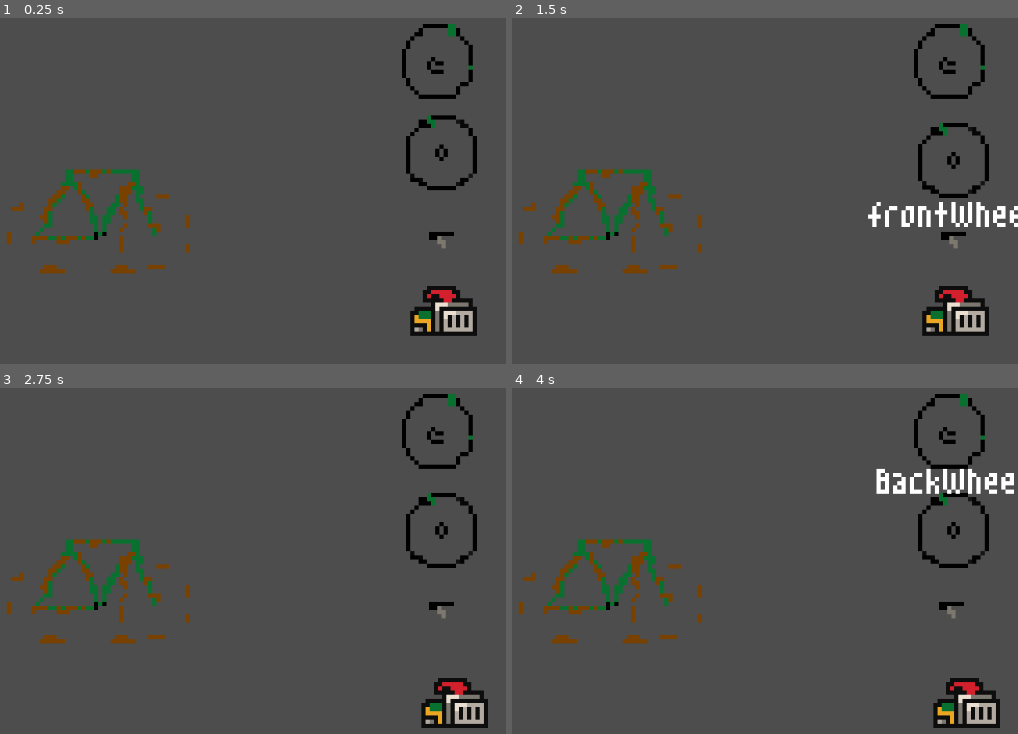
Above: before the commit, frames 1-4 (two rows, left to right).
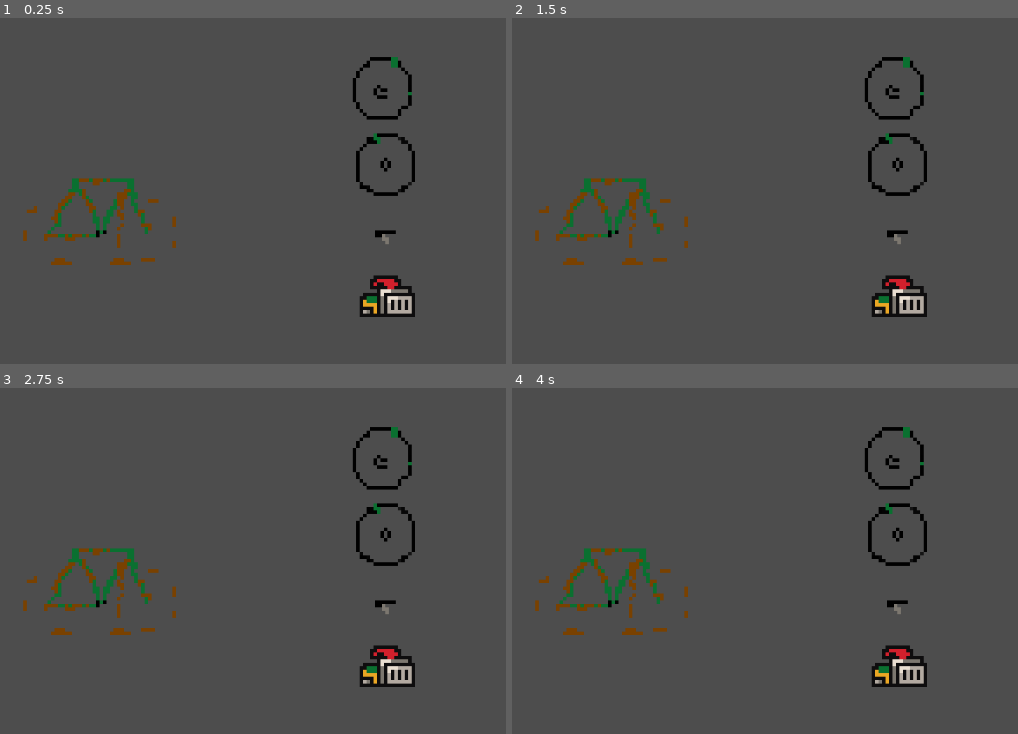
Above: after the commit, the same moments.

Repository: javierrcalvete/bikeShop
Game: Godot game, scene res://scenes/game.tscn
Two runs of this game, one before a commit and one after it. Both use one fixed random seed, a clock stepped at 60 frames per second and the inputs below.
Inputs (mouse positions are in pixels of both pictures, inside the frame that each line leads up to):
- Up to frame 1 (0.25 s): no input
- Up to frame 2 (1.5 s): tap Enter at 0.5 s; move the mouse to (613, 222) at 0.52 s; click (613, 222) at 0.6 s; tap Space at 1.25 s; move the mouse to (957, 152) at 1.27 s; click (957, 152) at 1.35 s
- Up to frame 3 (2.75 s): tap Enter at 2 s; move the mouse to (445, 682) at 2.02 s; click (445, 682) at 2.1 s
- Up to frame 4 (4 s): tap Space at 2.75 s; move the mouse to (952, 609) at 2.77 s; click (952, 609) at 2.85 s; tap Enter at 3.5 s; move the mouse to (947, 432) at 3.52 s; click (947, 432) at 3.6 s

The runs differ from the first frame. In frame 1, 7.6% of the frame differs, in the area x 1-95%, y 1-92%; in frame 2, 8.6%; in frame 3, 7.7%; in frame 4, 8.6%, in the area x 1-100%, y 1-99%.

Commit message:
added BackWheel drop/ score func too

Diff:
--- a/scenes/bike.tscn
+++ b/scenes/bike.tscn
@@ -18,10 +18,13 @@
 }]
 
 [sub_resource type="RectangleShape2D" id="RectangleShape2D_ucoit"]
-size = Vector2(3, 5)
+size = Vector2(2.5, 3.5)
 
 [sub_resource type="CircleShape2D" id="CircleShape2D_dil7e"]
-radius = 8.0
+radius = 0.0
+
+[sub_resource type="CircleShape2D" id="CircleShape2D_dxcfi"]
+radius = 0.0
 
 [node name="Bike" type="Node2D"]
 
@@ -29,13 +32,21 @@
 sprite_frames = SubResource("SpriteFrames_hlmdg")
 
 [node name="SaddleBikeArea2D" type="Area2D" parent="."]
+position = Vector2(-7, -15)
+scale = Vector2(1e-05, 1e-05)
 
 [node name="SaddleBikeCollision" type="CollisionShape2D" parent="SaddleBikeArea2D"]
-position = Vector2(-7.5, -16.5)
+position = Vector2(-0.25, -0.25)
 shape = SubResource("RectangleShape2D_ucoit")
 
 [node name="FrontWheelArea2D" type="Area2D" parent="."]
+position = Vector2(13, 2)
 
 [node name="FrontWheelCollision" type="CollisionShape2D" parent="FrontWheelArea2D"]
-position = Vector2(13, 1)
 shape = SubResource("CircleShape2D_dil7e")
+
+[node name="BackWheelArea2D2" type="Area2D" parent="."]
+position = Vector2(-15, 2)
+
+[node name="BackWheelCollision" type="CollisionShape2D" parent="BackWheelArea2D2"]
+shape = SubResource("CircleShape2D_dxcfi")
--- a/scenes/game.tscn
+++ b/scenes/game.tscn
@@ -1,8 +1,9 @@
-[gd_scene load_steps=8 format=3 uid="uid://bj26sbmw42iin"]
+[gd_scene load_steps=9 format=3 uid="uid://bj26sbmw42iin"]
 
 [ext_resource type="Script" path="res://scripts/GameManager.gd" id="1_hiaon"]
 [ext_resource type="PackedScene" uid="uid://draofau05xvbu" path="res://scenes/mud.tscn" id="1_ygpkm"]
 [ext_resource type="PackedScene" uid="uid://bqnch4o74rmuj" path="res://scenes/limpiador.tscn" id="2_76j67"]
+[ext_resource type="FontFile" uid="uid://c70hnm5dg2vpn" path="res://assets/m3x6.ttf" id="2_rifxf"]
 [ext_resource type="PackedScene" uid="uid://bl4qmkbgebqf4" path="res://scenes/bike.tscn" id="2_yqayn"]
 [ext_resource type="PackedScene" uid="uid://dx3d5y3ybqlyc" path="res://scenes/saddle.tscn" id="5_j26jv"]
 [ext_resource type="PackedScene" uid="uid://thgdbl2vee32" path="res://scenes/wheel_front.tscn" id="6_nioxd"]
@@ -14,8 +15,16 @@
 unique_name_in_owner = true
 script = ExtResource("1_hiaon")
 
+[node name="ScoreLabel" type="Label" parent="GameManager"]
+offset_left = -87.0
+offset_top = -64.0
+offset_right = -43.0
+offset_bottom = -38.0
+theme_override_fonts/font = ExtResource("2_rifxf")
+theme_override_font_sizes/font_size = 32
+
 [node name="Camera2D" type="Camera2D" parent="."]
-zoom = Vector2(6, 6)
+zoom = Vector2(5, 5)
 
 [node name="BikeParts" type="Node" parent="."]
 
--- a/scenes/wheel_back.tscn
+++ b/scenes/wheel_back.tscn
@@ -39,6 +39,7 @@
 theme_override_fonts/font = ExtResource("3_djbhf")
 text = "BackWheel"
 
+[connection signal="area_entered" from="." to="." method="_on_area_entered"]
 [connection signal="input_event" from="." to="." method="_on_input_event"]
 [connection signal="mouse_entered" from="." to="." method="_on_mouse_entered"]
 [connection signal="mouse_exited" from="." to="." method="_on_mouse_exited"]
--- a/scenes/wheel_front.tscn
+++ b/scenes/wheel_front.tscn
@@ -29,7 +29,7 @@
 sprite_frames = SubResource("SpriteFrames_p7gx0")
 
 [node name="CollisionShape2D" type="CollisionShape2D" parent="."]
-position = Vector2(0, 2)
+position = Vector2(-1, 2)
 shape = SubResource("CircleShape2D_g65jq")
 
 [node name="Label" type="Label" parent="."]
--- a/scripts/GameManager.gd
+++ b/scripts/GameManager.gd
@@ -1,10 +1,17 @@
 extends Node
+
+@onready var score_label = $ScoreLabel
 
 #@onready var mud = $Mud
 # var for check if mouse is grabbing something
 var is_mouse_busy = false
+var score = 0
+var clicks_mud = 0
 
-var clicks_mud = 0
+
+func add_score():
+	score +=20
+	score_label.text = "Score " + str(score) + " %"
 
 #func add_clicks():
 	#clicks_mud += 1
--- a/scripts/mud.gd
+++ b/scripts/mud.gd
@@ -52,3 +52,4 @@
 
 func _on_timer_timeout():
 	delete_mud()
+	game_manager.add_score()
--- a/scripts/saddle.gd
+++ b/scripts/saddle.gd
@@ -53,8 +53,8 @@
 	print(area.name)
 	var bike_saddle_area
 	if area.name == "SaddleBikeArea2D":
-		self.global_position = Vector2(-7.5, -16.5) #area of saddleBikeCollision on bike
+		self.global_position = area.global_position #area of saddleBikeCollision on bike
 		saddle_in_position = true
 		release_left_mouse_button()
-
+		game_manager.add_score()
 		#self.position=bike_saddle_area
--- a/scripts/wheel_back.gd
+++ b/scripts/wheel_back.gd
@@ -1,5 +1,6 @@
 extends Area2D
 @onready var game_manager = %GameManager
+var wheel_in_position = false
 func _ready():
 	$Label.hide()
 
@@ -34,3 +35,24 @@
 
 func _on_mouse_exited():
 	$Label.hide()
+
+
+func release_left_mouse_button():
+	var a = InputEventMouseButton.new()
+	a.set_button_index(1)
+	a.set_pressed(false)
+	Input.parse_input_event(a)
+
+
+# makes saddle stay in place on the bike
+func _on_area_entered(area):
+	print(area.name)
+
+	if area.name == "BackWheelArea2D2":
+		self.global_position = area.global_position #area of saddleBikeCollision on bike
+		print(self.global_position)
+		wheel_in_position = true
+		release_left_mouse_button()
+		game_manager.add_score()
+
+		#self.position=bike_saddle_area
--- a/scripts/wheel_front.gd
+++ b/scripts/wheel_front.gd
@@ -49,9 +49,10 @@
 	print(area.name)
 
 	if area.name == "FrontWheelArea2D":
-		self.global_position = Vector2(13, 2) #area of saddleBikeCollision on bike
+		self.global_position = area.global_position #area of saddleBikeCollision on bike
 		print(self.global_position)
 		wheel_in_position = true
 		release_left_mouse_button()
+		game_manager.add_score()
 
 		#self.position=bike_saddle_area
Not shown: 1 places in scenes/bike.tscn that only renumber resources
